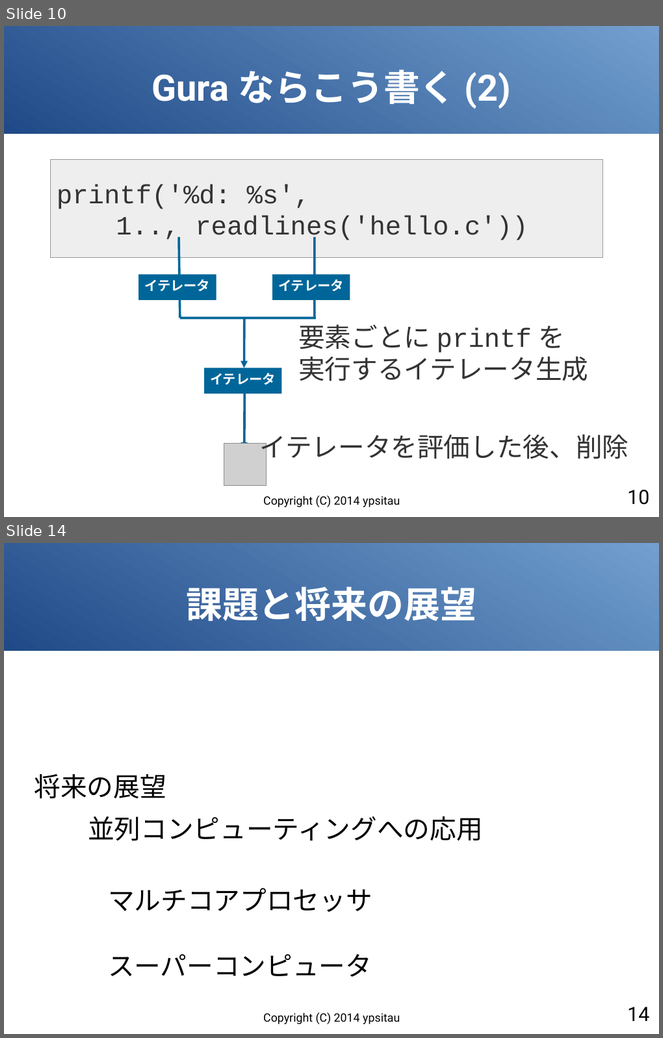
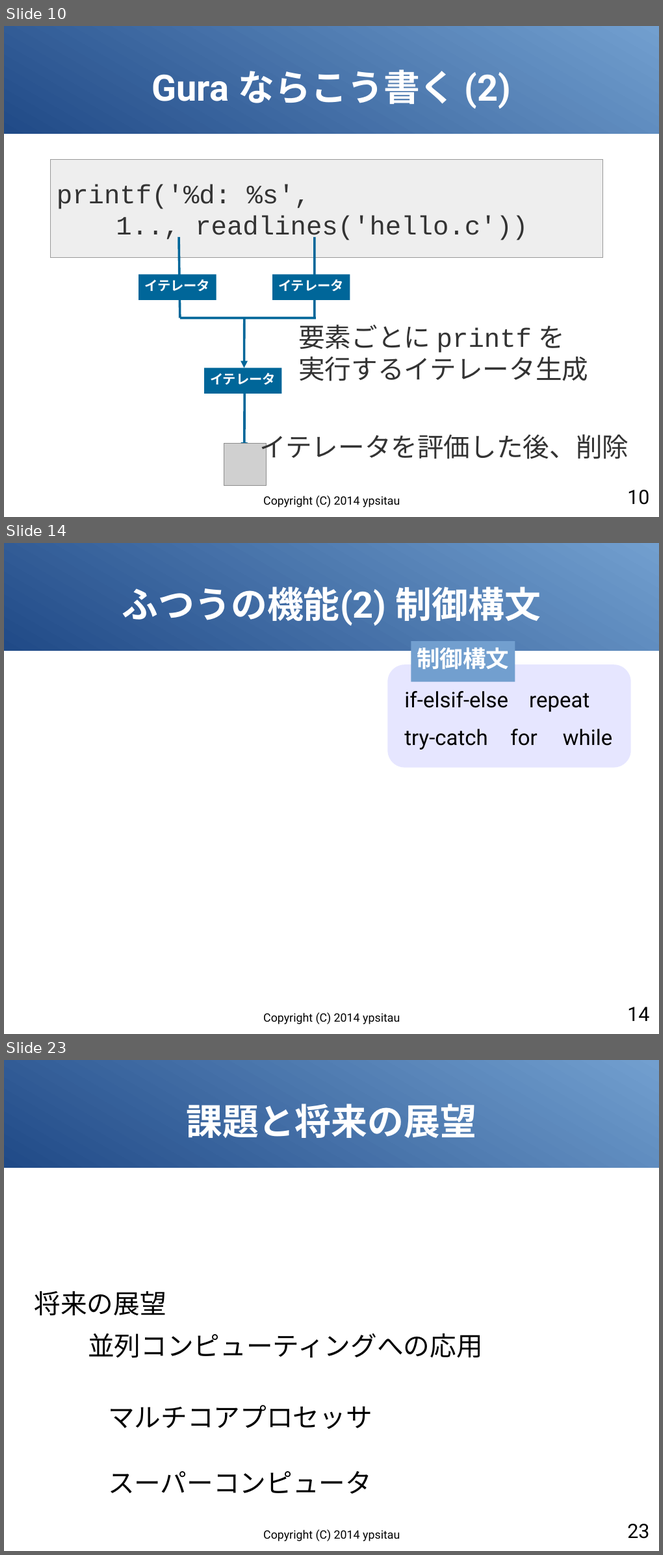
Before and after one commit to gura-lang/gura-doc, a slide deck: presentation/gura-introduction.odp. Shown one above the other, each under a label of ours: slides 10 and 14 before the commit, slides 10, 14 and 23 after it; the slides between them are not shown. The pictures are 663x1038 and 663x1555 pixels, drawn with LibreOffice and Linux fonts; fonts in the diff are those of the drawing; grey boxes stand for pictures. Boxes give left, top, right and bottom in pixels: in the first picture for what was removed or moved away, otherwise in the second. Text is boxed around its words. In the diff, an @@ line names an element or a change of style, - is before the commit and + after.

```diff
--- a/presentation/gura-introduction.odp
+++ b/presentation/gura-introduction.odp
@@ slide 14 added at [4, 543, 659, 1034], background #FFFFFF; not listed: 1 template element that a slide beside it also shows @@
@@ title added at [122, 587, 541, 626], 44 pt, text #FFFFFF, bold @@
+ふつうの機能(2) 制御構文
@@ group added at [388, 641, 631, 768]: 5 texts, 1 rounded rectangle, 1 rectangle @@
+制御構文
+if-elsif-else
+try-catch
+repeat
+for
+while
@@ page number added at [627, 1007, 649, 1021], 24 pt, text #000000 @@
+14
@@ text added at [263, 1013, 400, 1025], 14 pt, text #000000 @@
+Copyright (C) 2014 ypsitau
@@ what was slide 14 is now slide 23 @@
@@ page number at [627, 1524, 649, 1539]: text changed @@
-14
+23
```
Also in this commit, not shown: 7 slides changed, 8 other slides added.
